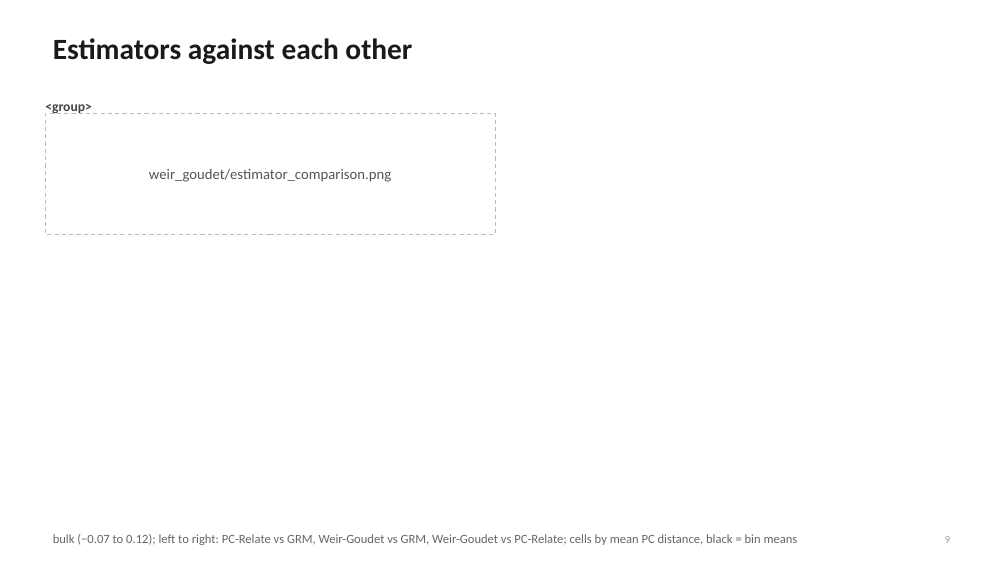
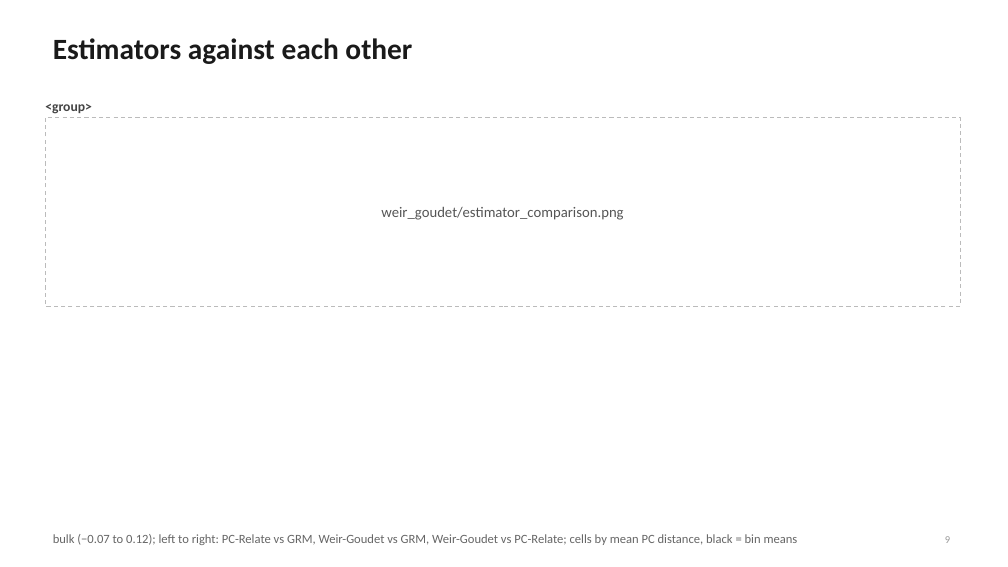
Before and after one commit to mkiravn/aou-covariance, a slide deck: slide 9 of slides/relatedness_condensed.pptx. Drawn at 1008x567 pixels with LibreOffice and Linux fonts; fonts in the diff are those of the drawing. Boxes give left, top, right and bottom in pixels: in the first picture for what was removed or moved away, otherwise in the second. Text is boxed around its words. In the diff, an @@ line names an element or a change of style, - is before the commit and + after.

```diff
--- a/slides/relatedness_condensed.pptx
+++ b/slides/relatedness_condensed.pptx
@@ text "weir_goudet/estimator_comparison.png": place and size @@
-text "weir_goudet/estimator_comparison.png" at box(149, 169, 391, 182)
+text "weir_goudet/estimator_comparison.png" at box(381, 207, 623, 220)
@@ rectangle: place and size @@
-rectangle at box(45, 113, 495, 234)
+rectangle at box(45, 117, 960, 306)
```
Also in this commit, not shown: 3 other slides changed, 1 slide added, 1 other file.
